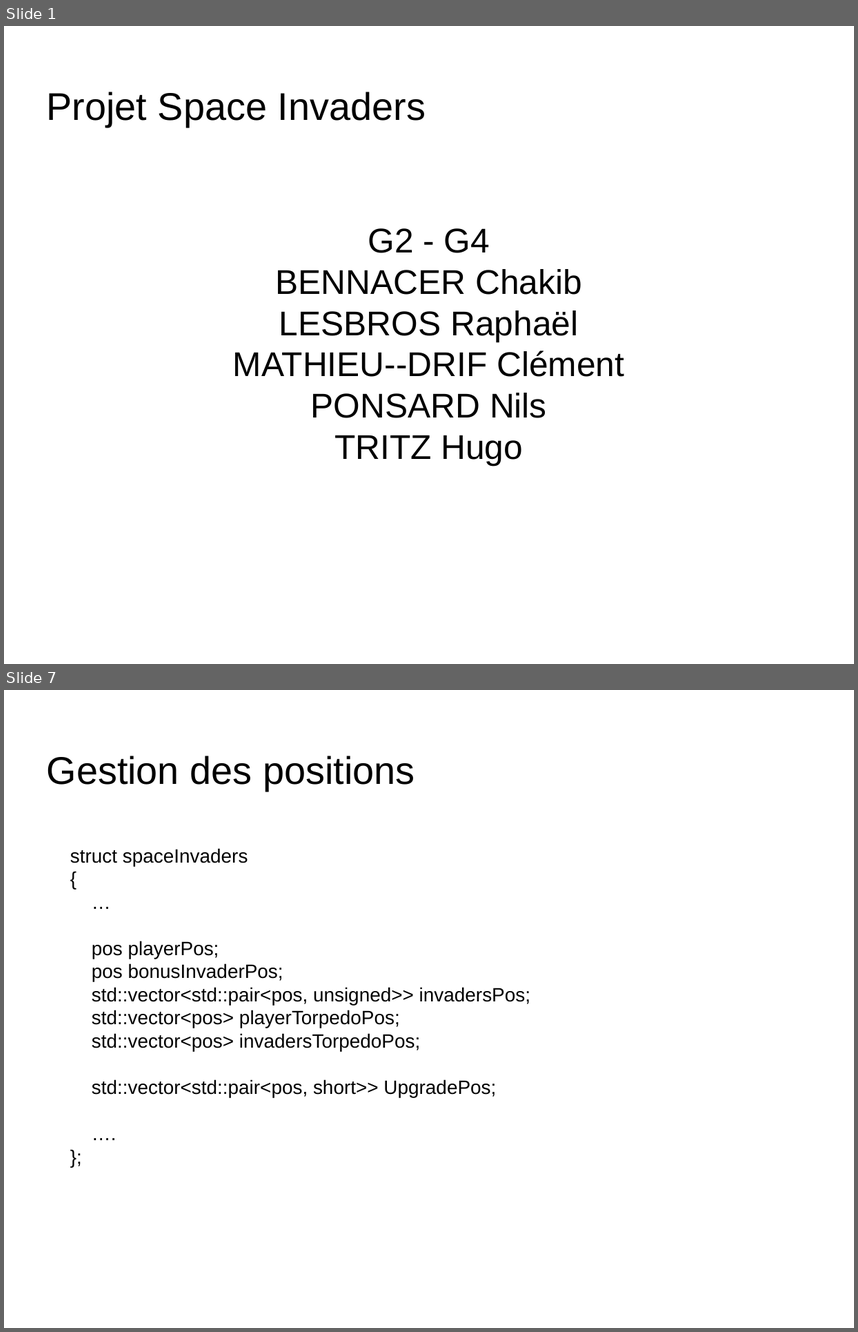
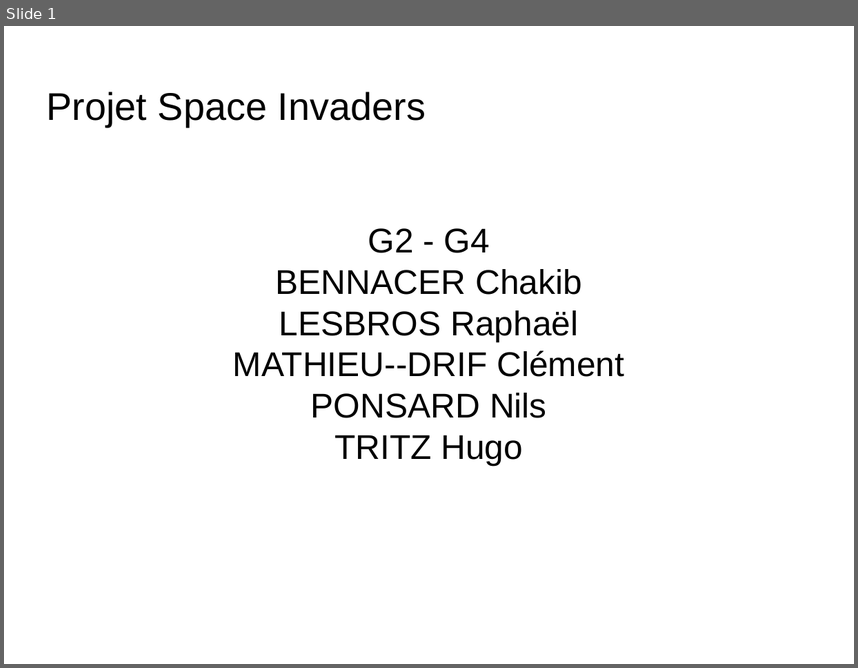
Before and after one commit to nponsard/G2_G4_Bennacer_Lesbros_MathieuDrif_Ponsard_Tritz, a slide deck: docs/Presentation.odp. Shown one above the other, each under a label of ours: slides 1 and 7 before the commit, slide 1 after it; the slides between them are not shown. The pictures are 858x1332 and 858x668 pixels, drawn with LibreOffice and Linux fonts; fonts in the diff are those of the drawing; background and template pictures are left out. Boxes give left, top, right and bottom in pixels: in the first picture for what was removed or moved away, otherwise in the second. Text is boxed around its words. In the diff, an @@ line names an element or a change of style, - is before the commit and + after.

```diff
--- a/docs/Presentation.odp
+++ b/docs/Presentation.odp
@@ slide 7 removed at [4,690,854,1328], background picture (left out) @@
@@ title removed at [47,756,415,791] @@
-Gestion des positions
@@ text removed at [70,848,530,1097] @@
-struct spaceInvaders
-{
-…
-pos playerPos;
-pos bonusInvaderPos;
-std::vector<std::pair<pos, unsigned>> invadersPos;
-std::vector<pos> playerTorpedoPos;
-std::vector<pos> invadersTorpedoPos;
-std::vector<std::pair<pos, short>> UpgradePos;
-….
-};
```
Also in this commit, not shown: 8 slides changed, 4 slides added, 5 other slides removed.
